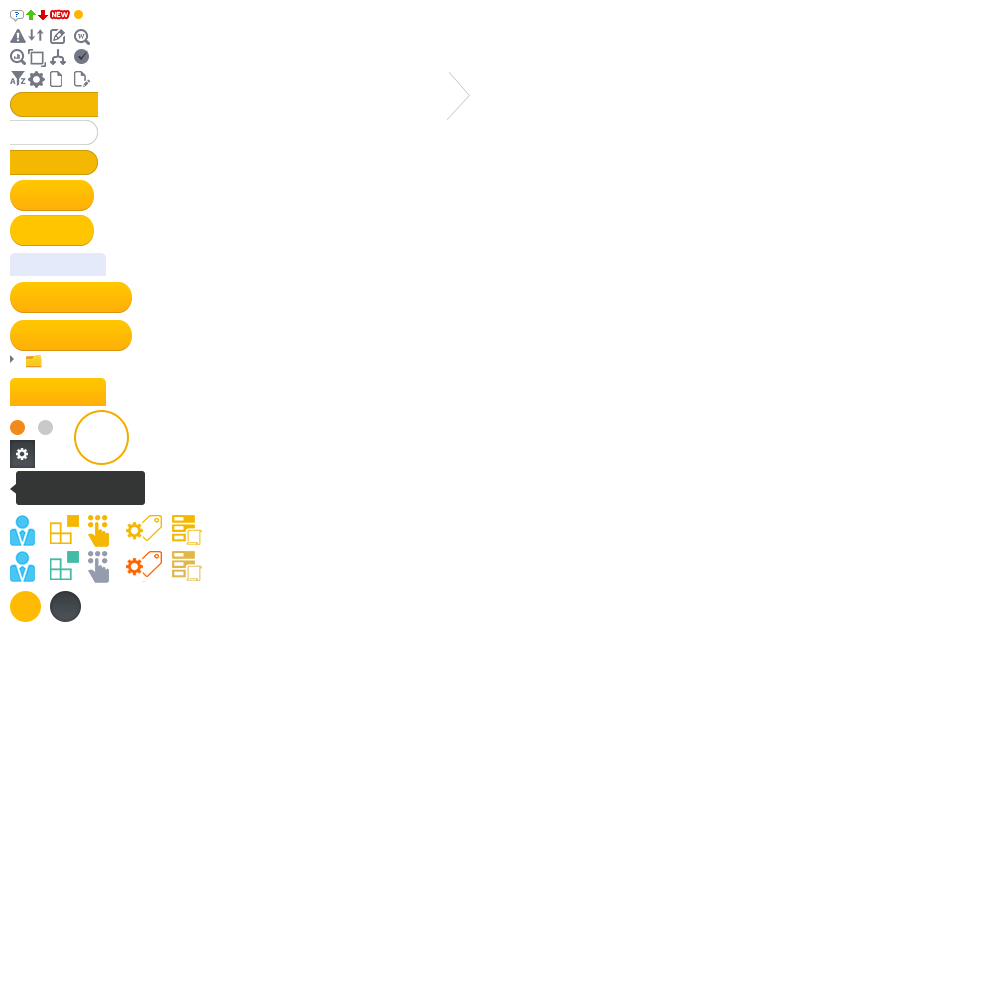
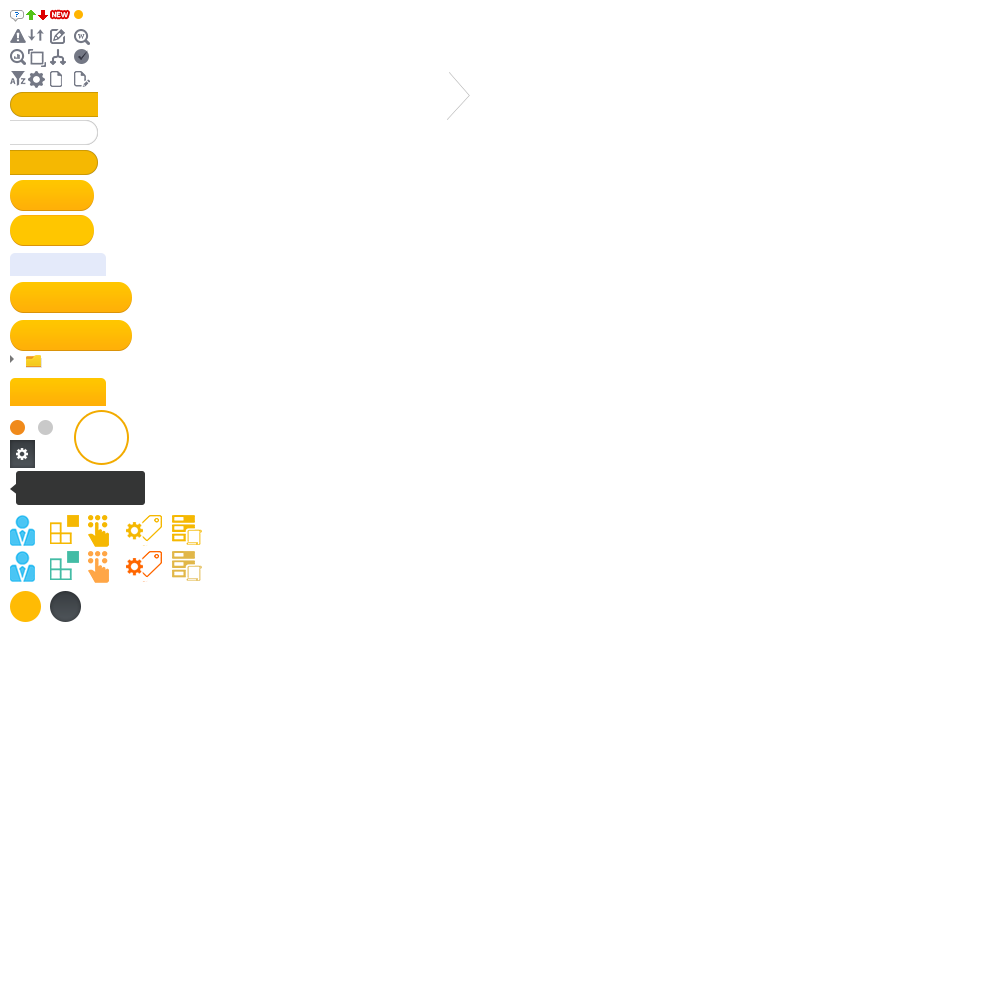
Revision of a layered w=1000, h=1000 image; what changed, layer by layer:
pixels changed over [88,551,109,583] (layer not identified)
